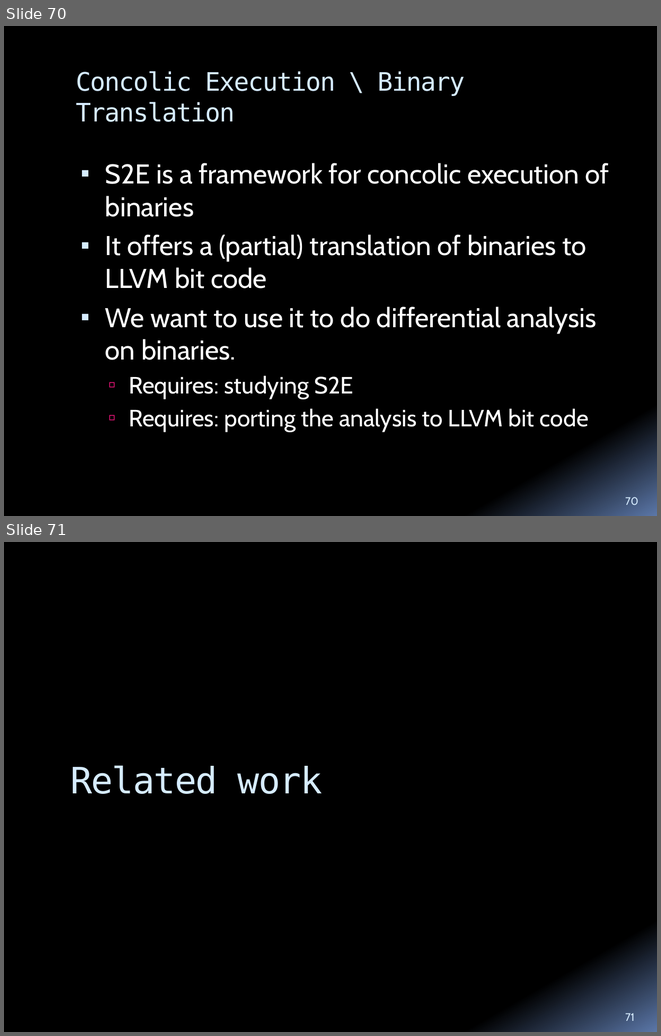
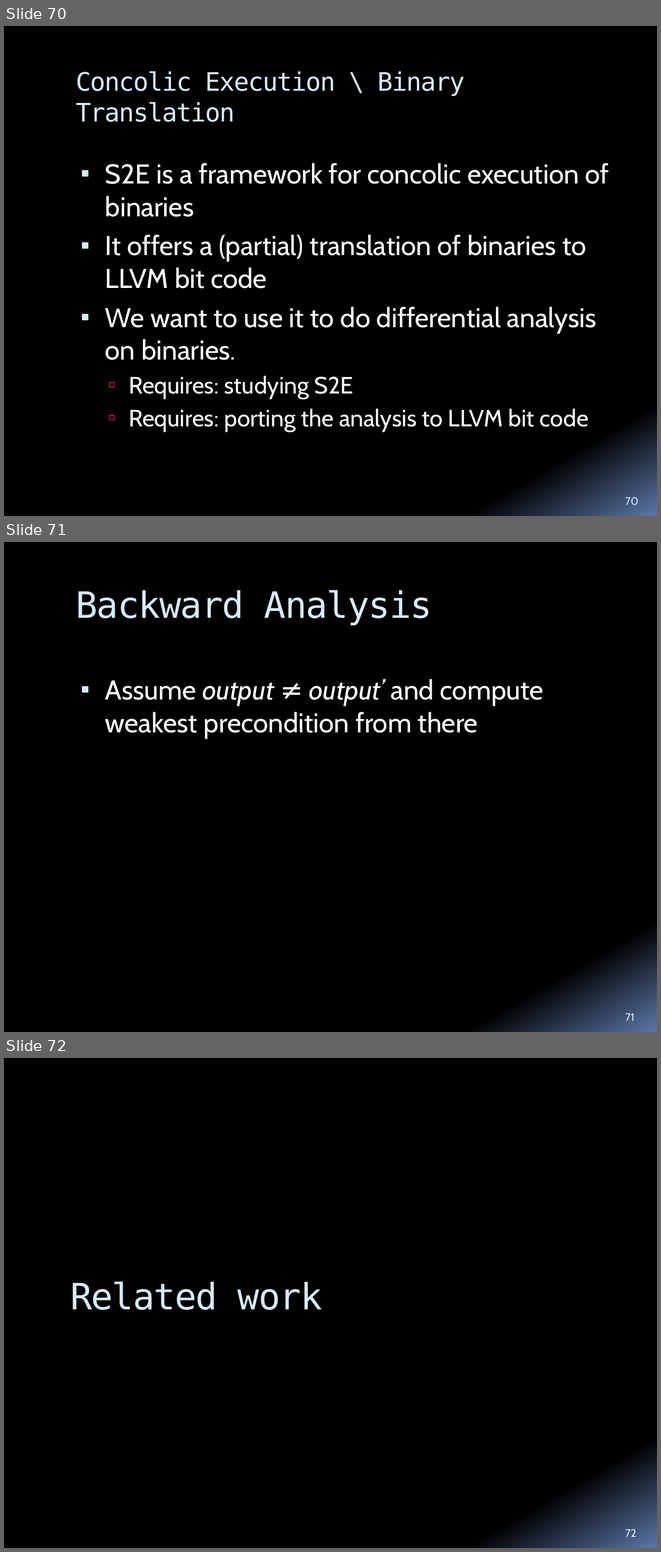
Before and after one commit to tech-srl/differential, a slide deck: doc/phd-proposal/Differential-PhD-Exam.pptx. Shown one above the other, each under a label of ours: slides 70 and 71 before the commit, slides 70, 71 and 72 after it. The pictures are 661x1036 and 661x1552 pixels, drawn with LibreOffice and Linux fonts; fonts in the diff are those of the drawing. Boxes give left, top, right and bottom in pixels: in the first picture for what was removed or moved away, otherwise in the second. Text is boxed around its words. In the diff, an @@ line names an element or a change of style, - is before the commit and + after.

```diff
--- a/doc/phd-proposal/Differential-PhD-Exam.pptx
+++ b/doc/phd-proposal/Differential-PhD-Exam.pptx
@@ slide 71 added at (4,542,657,1032), background gradient #000000 to #5B77A8 @@
@@ title added at (76,590,432,626), 40 pt, text #D6ECFF @@
+Backward Analysis
@@ text added at (105,679,544,738), 30 pt, text #FFFFFF @@
+▪ Assume output ≠ output’ and compute weakest precondition from there
@@ page number added at (625,1013,635,1021), 12 pt, text #D6ECFF @@
+71
@@ what was slide 71 is now slide 72 @@
@@ page number at (625,1529,636,1537): text changed @@
-71
+72
```
Also in this commit, not shown: 12 slides changed.
